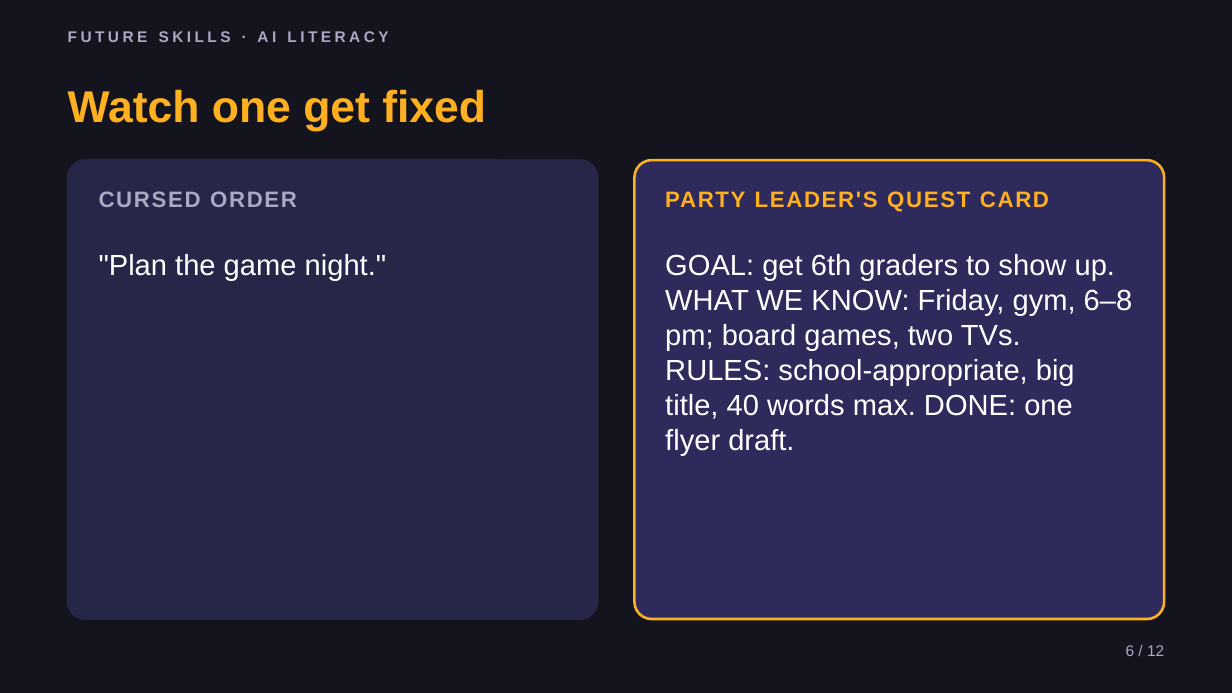
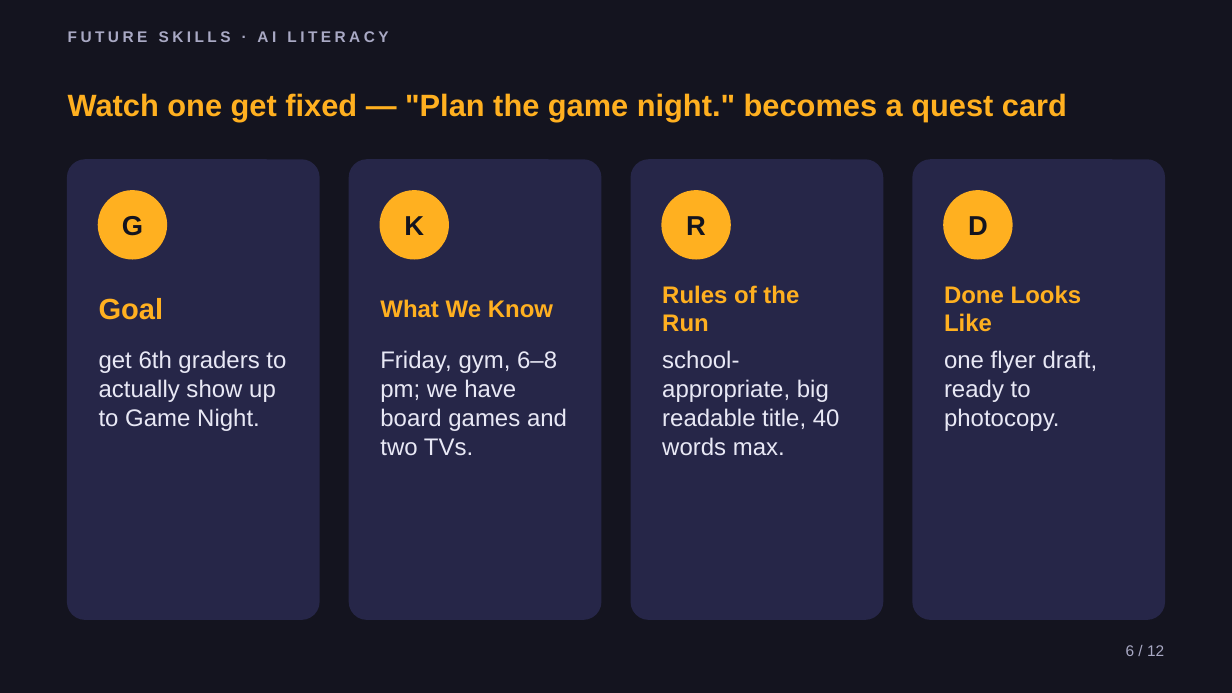
Before and after one commit to phiunit/tptphi, a slide deck: slide 6 of products/ai-agent-intern/dist/Lead Your AI Squad - Slides.pptx. Drawn at 1232x693 pixels with LibreOffice and Linux fonts; fonts in the diff are those of the drawing. Boxes give left, top, right and bottom in pixels: in the first picture for what was removed or moved away, otherwise in the second. Text is boxed around its words. In the diff, an @@ line names an element or a change of style, - is before the commit and + after.

```diff
--- a/products/ai-agent-intern/dist/Lead Your AI Squad - Slides.pptx
+++ b/products/ai-agent-intern/dist/Lead Your AI Squad - Slides.pptx
@@ text at [68, 93, 1067, 122]: text changed; size 26 to 18 pt @@
-Watch one get fixed
+Watch one get fixed — "Plan the game night." becomes a quest card
@@ rounded rectangle: place and size @@
-rounded rectangle at [68, 160, 598, 620]
+rounded rectangle at [68, 160, 319, 620]
@@ rounded rectangle at [68, 160, 319, 620]: proportions changed @@
@@ rounded rectangle added at [350, 160, 601, 620], fill #262648, outline #262648 1 pt @@
@@ rounded rectangle added at [631, 160, 882, 620], fill #262648, outline #262648 1 pt @@
@@ rounded rectangle removed at [634, 160, 1164, 620] @@
@@ rounded rectangle added at [913, 160, 1164, 620], fill #262648, outline #262648 1 pt @@
@@ text removed at [99, 191, 297, 207] @@
-CURSED ORDER
@@ ellipse added at [99, 191, 166, 259], fill #FFB020, outline #FFB020 1 pt @@
@@ ellipse added at [381, 191, 448, 259], fill #FFB020, outline #FFB020 1 pt @@
@@ ellipse added at [663, 191, 731, 259], fill #FFB020, outline #FFB020 1 pt @@
@@ text removed at [665, 191, 1049, 212] @@
-PARTY LEADER'S QUEST CARD
@@ ellipse added at [944, 191, 1011, 259], fill #FFB020, outline #FFB020 1 pt @@
@@ text added at [122, 216, 143, 236], 16 pt, text #14141F, bold @@
+G
@@ text added at [404, 216, 424, 235], 16 pt, text #14141F, bold @@
+K
@@ text added at [686, 216, 706, 235], 16 pt, text #14141F, bold @@
+R
@@ text added at [968, 216, 988, 235], 16 pt, text #14141F, bold @@
+D
@@ text removed at [99, 254, 387, 280] @@
-"Plan the game night."
@@ text removed at [665, 254, 1133, 455] @@
-GOAL: get 6th graders to show up. WHAT WE KNOW: Friday, gym, 6–8 pm; board games, two TVs. RULES: school-appropriate, big title, 40 words max. DONE: one flyer draft.
@@ text added at [99, 298, 164, 320], 17 pt, text #FFB020, bold @@
+Goal
@@ text added at [380, 299, 553, 318], 14 pt, text #FFB020, bold @@
+What We Know
@@ text added at [662, 285, 799, 331], 14 pt, text #FFB020, bold @@
+Rules of the Run
@@ text added at [944, 285, 1082, 332], 14 pt, text #FFB020, bold @@
+Done Looks Like
@@ text added at [99, 350, 286, 431], 14 pt, text #E8E8F5 @@
+get 6th graders to actually show up to Game Night.
@@ text added at [380, 350, 567, 456], 14 pt, text #E8E8F5 @@
+Friday, gym, 6–8 pm; we have board games and two TVs.
@@ text added at [662, 350, 840, 456], 14 pt, text #E8E8F5 @@
+school-appropriate, big readable title, 40 words max.
@@ text added at [944, 350, 1098, 431], 14 pt, text #E8E8F5 @@
+one flyer draft, ready to photocopy.
```
Also in this commit, not shown: 4 other slides changed, 23 other files.
